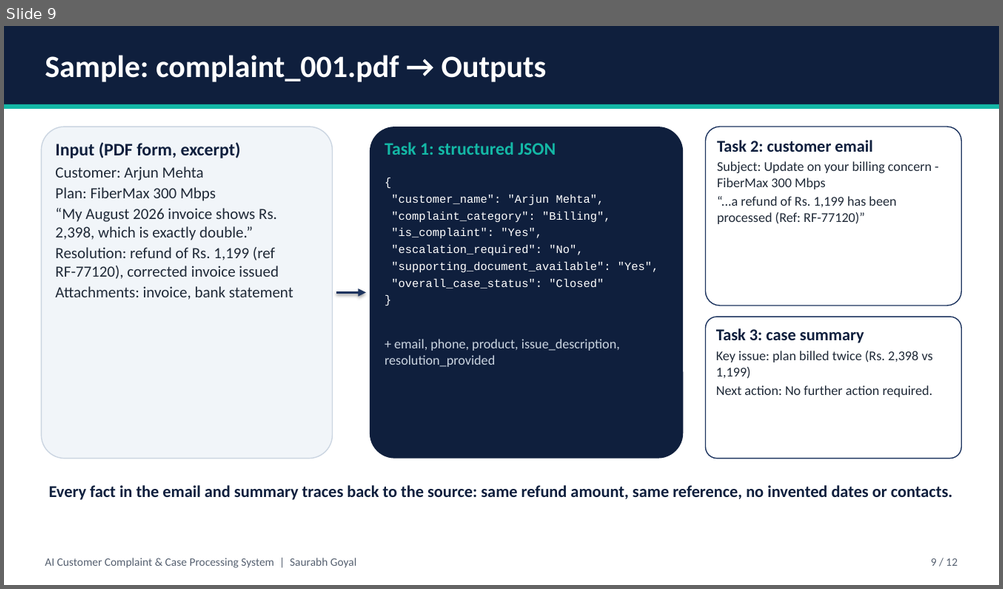
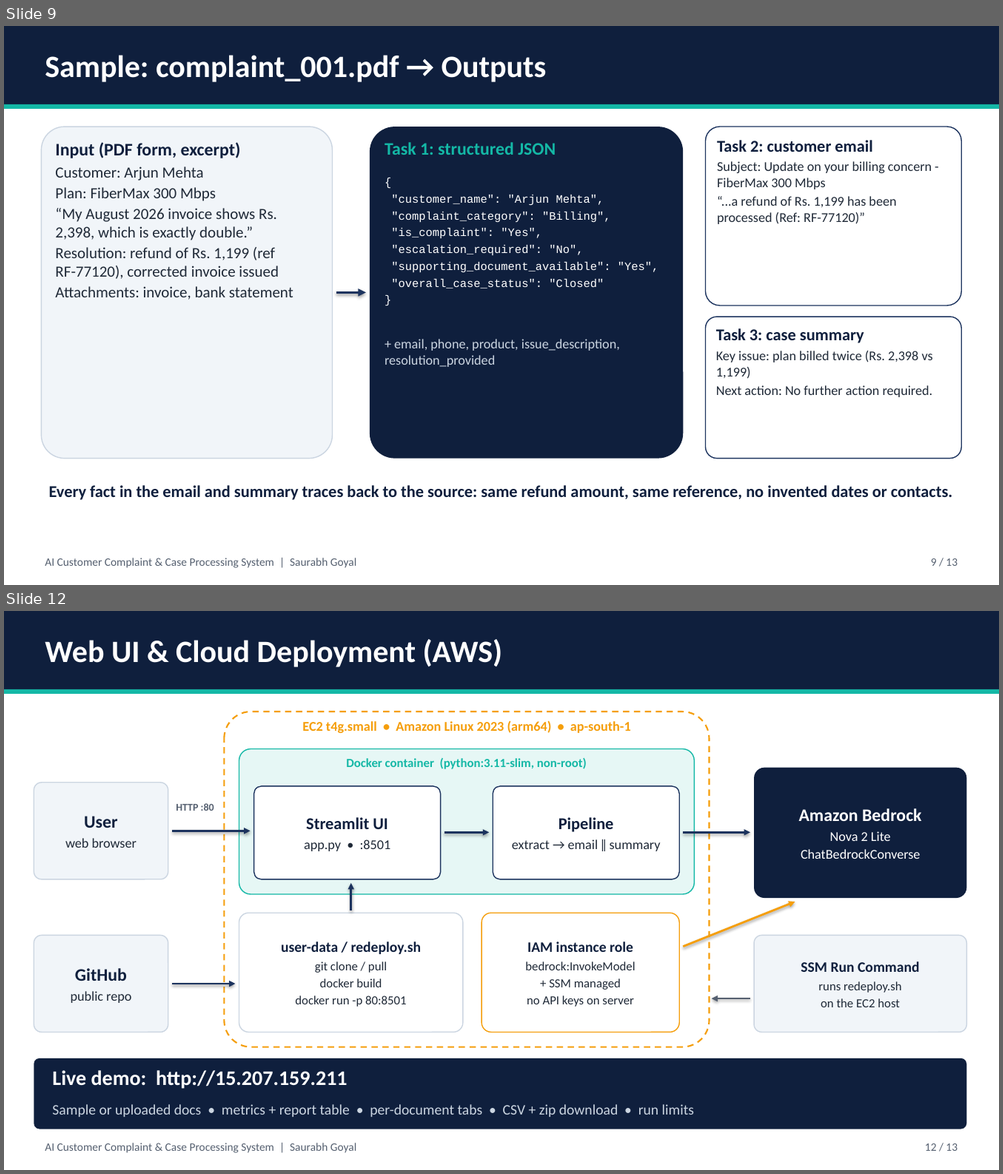
Before and after one commit to saurabhgoyal795/Capstone-Project, a slide deck: docs/Capstone_Presentation.pptx. Shown one above the other, each under a label of ours: slide 9 before the commit, slides 9 and 12 after it; the slides between them are not shown. The pictures are 1003x589 and 1003x1174 pixels, drawn with LibreOffice and Linux fonts; fonts in the diff are those of the drawing. Boxes give left, top, right and bottom in pixels: in the first picture for what was removed or moved away, otherwise in the second. Text is boxed around its words. In the diff, an @@ line names an element or a change of style, - is before the commit and + after.

Commit message:
Docs: web UI, Bedrock provider, AWS deployment and live demo URL

```diff
--- a/docs/Capstone_Presentation.pptx
+++ b/docs/Capstone_Presentation.pptx
@@ slide 12 added at <box>4,611,999,1170</box>, background #FFFFFF @@
@@ rectangle added at <box>4,611,999,689</box>, fill #0F1F3D @@
@@ text added at <box>45,639,503,667</box>, 30 pt, text #FFFFFF, bold @@
+Web UI & Cloud Deployment (AWS)
@@ rectangle added at <box>4,689,999,694</box>, fill #14B8A6 @@
@@ rounded rectangle added at <box>224,712,709,1048</box>, outline #F59E0B 1.5 pt dashed @@
@@ text added at <box>302,721,631,733</box>, 13 pt, text #F59E0B, bold @@
+EC2 t4g.small • Amazon Linux 2023 (arm64) • ap-south-1
@@ rounded rectangle added at <box>239,749,694,894</box>, fill #E6F7F5, outline #14B8A6 1 pt @@
@@ text added at <box>346,758,586,769</box>, 12 pt, text #14B8A6, bold @@
+Docker container (python:3.11-slim, non-root)
@@ rounded rectangle added at <box>34,783,168,880</box>, fill #F1F5F9, outline #CBD5E1 1 pt, 13 pt, text #1F2937 @@
+User
+web browser
@@ rounded rectangle added at <box>254,786,441,880</box>, fill #FFFFFF, outline #1C335E 1 pt, 13 pt, text #1F2937 @@
+Streamlit UI
+app.py • :8501
@@ rounded rectangle added at <box>492,786,679,880</box>, fill #FFFFFF, outline #1C335E 1 pt, 13 pt, text #1F2937 @@
+Pipeline
+extract → email ‖ summary
@@ rounded rectangle added at <box>754,768,967,898</box>, fill #0F1F3D, 13 pt, text #FFFFFF @@
+Amazon Bedrock
+Nova 2 Lite
+ChatBedrockConverse
@@ text added at <box>176,803,214,811</box>, 10 pt, text #556070, bold @@
+HTTP :80
@@ arrow added from (172, 831) to (250, 831), #1C335E 2 pt @@
@@ arrow added from (444, 832) to (489, 832), #1C335E 2 pt @@
@@ arrow added from (683, 832) to (750, 832), #1C335E 2 pt @@
@@ arrow added from (351, 911) to (351, 883), #1C335E 2 pt @@
@@ rounded rectangle added at <box>239,913,463,1033</box>, fill #FFFFFF, outline #CBD5E1 1 pt, 12 pt, text #1F2937 @@
+user-data / redeploy.sh
+git clone / pull
+docker build
+docker run -p 80:8501
@@ rounded rectangle added at <box>481,913,679,1033</box>, fill #FFFFFF, outline #F59E0B 1 pt, 12 pt, text #1F2937 @@
+IAM instance role
+bedrock:InvokeModel
++ SSM managed
+no API keys on server
@@ arrow added from (683, 947) to (795, 902), #F59E0B 2 pt @@
@@ rounded rectangle added at <box>34,936,168,1033</box>, fill #F1F5F9, outline #CBD5E1 1 pt, 13 pt, text #1F2937 @@
+GitHub
+public repo
@@ rounded rectangle added at <box>754,936,967,1033</box>, fill #F1F5F9, outline #CBD5E1 1 pt, 12 pt, text #1F2937 @@
+SSM Run Command
+runs redeploy.sh
+on the EC2 host
@@ arrow added from (172, 984) to (236, 984), #1C335E 2 pt @@
@@ arrow added from (750, 999) to (711, 999), #556070 1.5 pt @@
@@ rounded rectangle added at <box>34,1059,967,1130</box>, fill #0F1F3D @@
@@ text added at <box>52,1071,347,1089</box>, 20 pt, text #FFFFFF, bold @@
+Live demo: http://15.207.159.211
@@ text added at <box>52,1105,694,1117</box>, 14 pt, text #CBD5E1 @@
+Sample or uploaded docs • metrics + report table • per-document tabs • CSV + zip download • run limits
@@ text added at <box>45,1143,356,1153</box>, 11 pt, text #556070 @@
+AI Customer Complaint & Case Processing System | Saurabh Goyal
@@ text added at <box>925,1144,957,1151</box>, 11 pt, text #556070 @@
+12 / 13
@@ slide 9 changed as well @@
@@ text at <box>930,559,957,566</box>: text changed @@
-9 / 12
+9 / 13
```
Also in this commit, not shown: 11 other slides changed, 7 other files.
